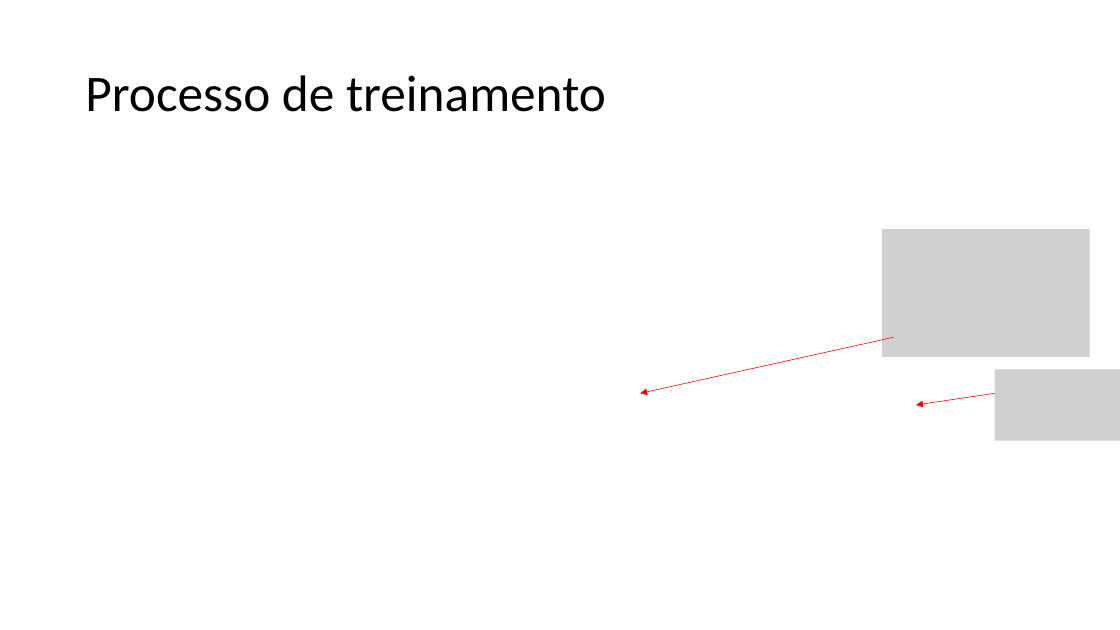
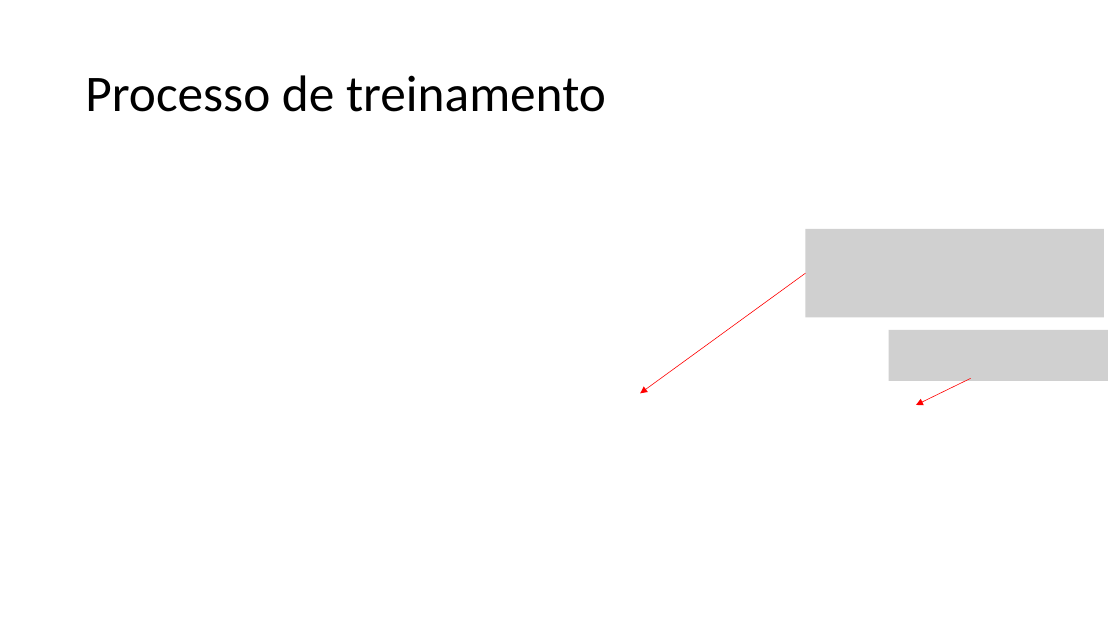
Before and after one commit to zz4fap/t320_aprendizado_de_maquina, a slide deck: slide 11 of slides/T320_Classificação (Parte III).pptx. Drawn at 1120x630 pixels with LibreOffice and Linux fonts; fonts in the diff are those of the drawing; grey boxes stand for pictures. Boxes give left, top, right and bottom in pixels: in the first picture for what was removed or moved away, otherwise in the second. Text is boxed around its words. In the diff, an @@ line names an element or a change of style, - is before the commit and + after.

```diff
--- a/slides/T320_Classificação (Parte III).pptx
+++ b/slides/T320_Classificação (Parte III).pptx
@@ picture: place and size @@
-picture at (882,229,1090,357)
+picture at (806,229,1104,318)
@@ arrow moved from (893, 338) - (640, 393) to (806, 273) - (640, 393) @@
@@ picture added at (889,330,1108,381) @@
@@ arrow moved from (995, 393) - (916, 405) to (971, 378) - (916, 405) @@
@@ picture removed at (995,370,1120,441) @@
```
Also in this commit, not shown: 1 other slide changed, 4 slides added, 1 slide removed, 3 other files.
